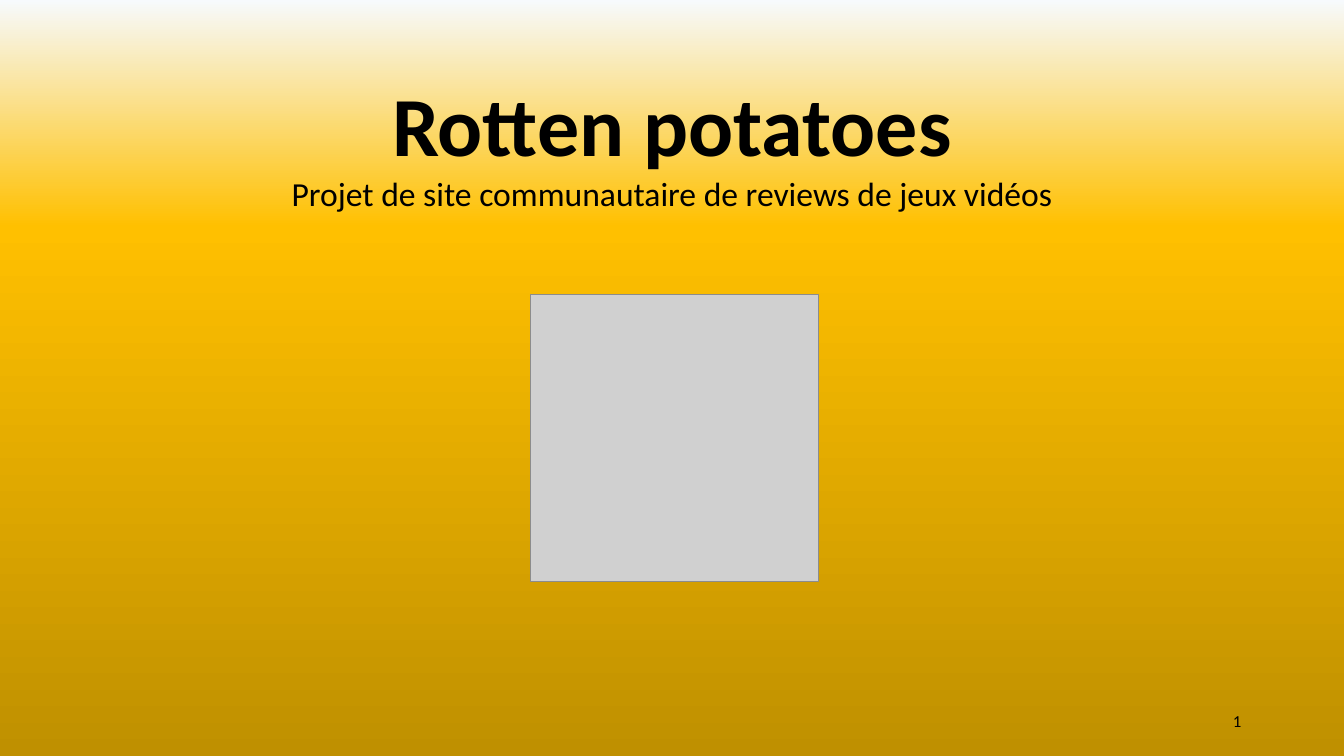
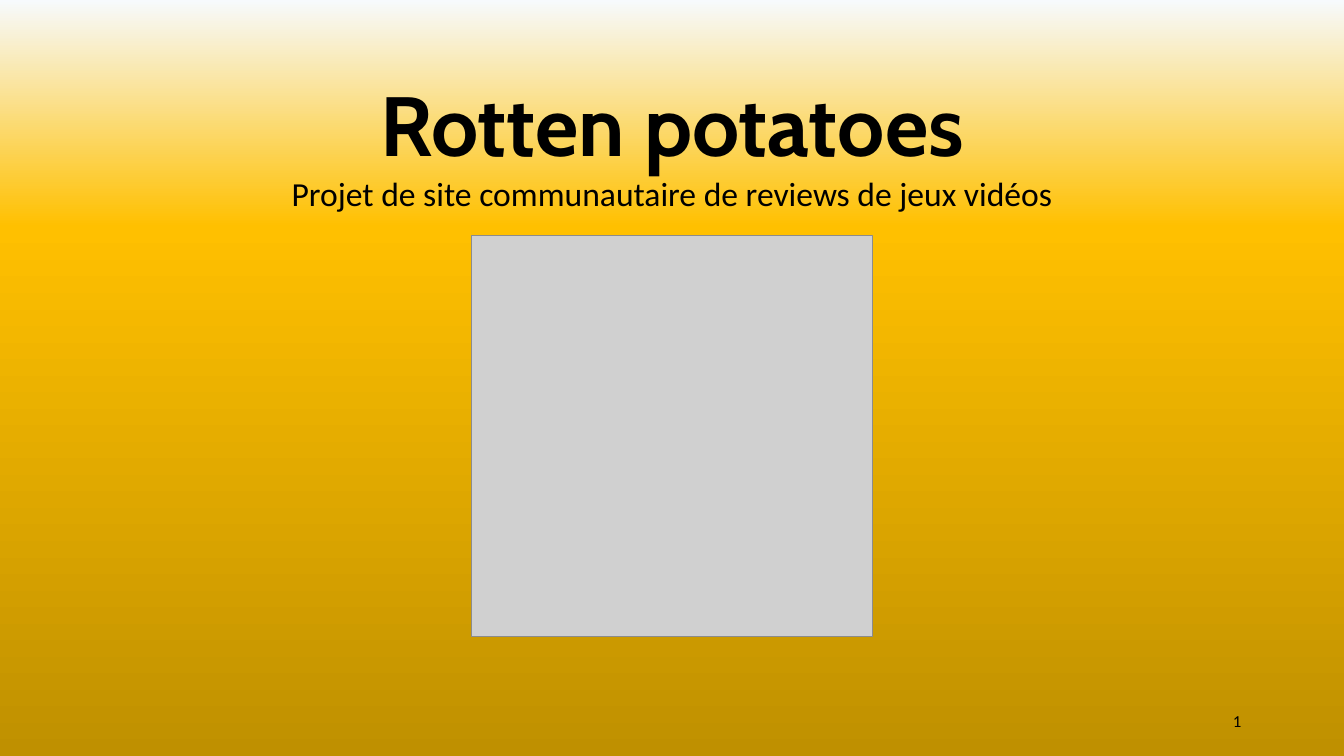
Before and after one commit to SebLeyr/Rotten_potatoes, a slide deck: slide 1 of Conception/Rotten potatoes.pptx. Drawn at 1344x756 pixels with LibreOffice and Linux fonts; fonts in the diff are those of the drawing; grey boxes stand for pictures. Boxes give left, top, right and bottom in pixels: in the first picture for what was removed or moved away, otherwise in the second. Text is boxed around its words. In the diff, an @@ line names an element or a change of style, - is before the commit and + after.

```diff
--- a/Conception/Rotten potatoes.pptx
+++ b/Conception/Rotten potatoes.pptx
@@ title "Rotten potatoes" at [380, 86, 964, 175]: font Calibri to Cabin @@
@@ picture: place and size @@
-picture at [530, 294, 818, 582]
+picture at [472, 236, 873, 637]
```
Also in this commit, not shown: 3 other slides changed, 4 slides added, 3 slides removed, 5 other files.
